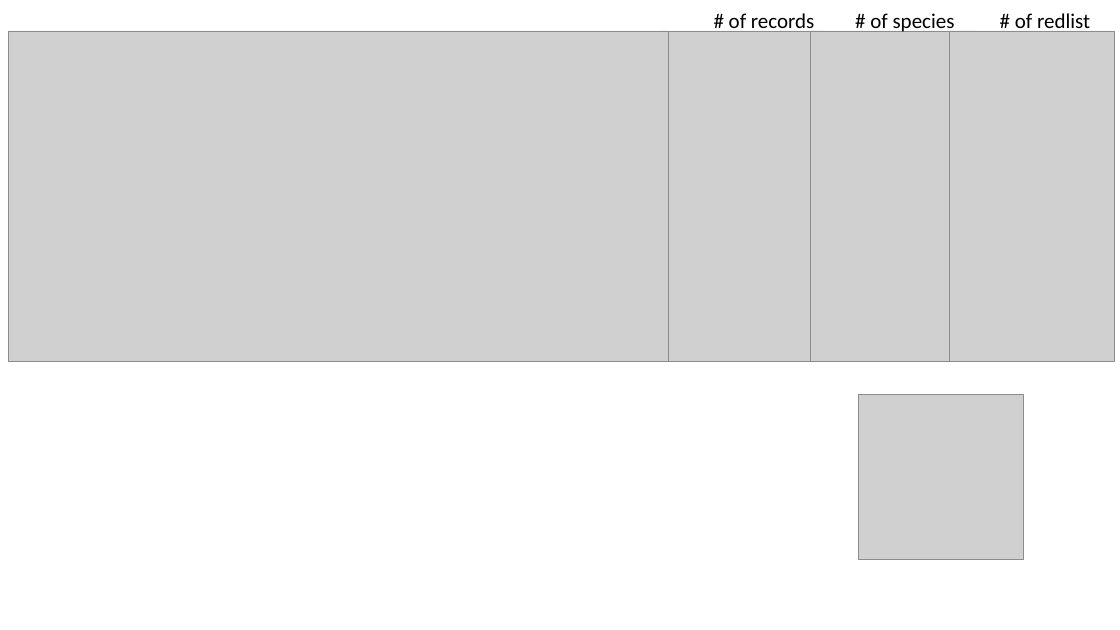
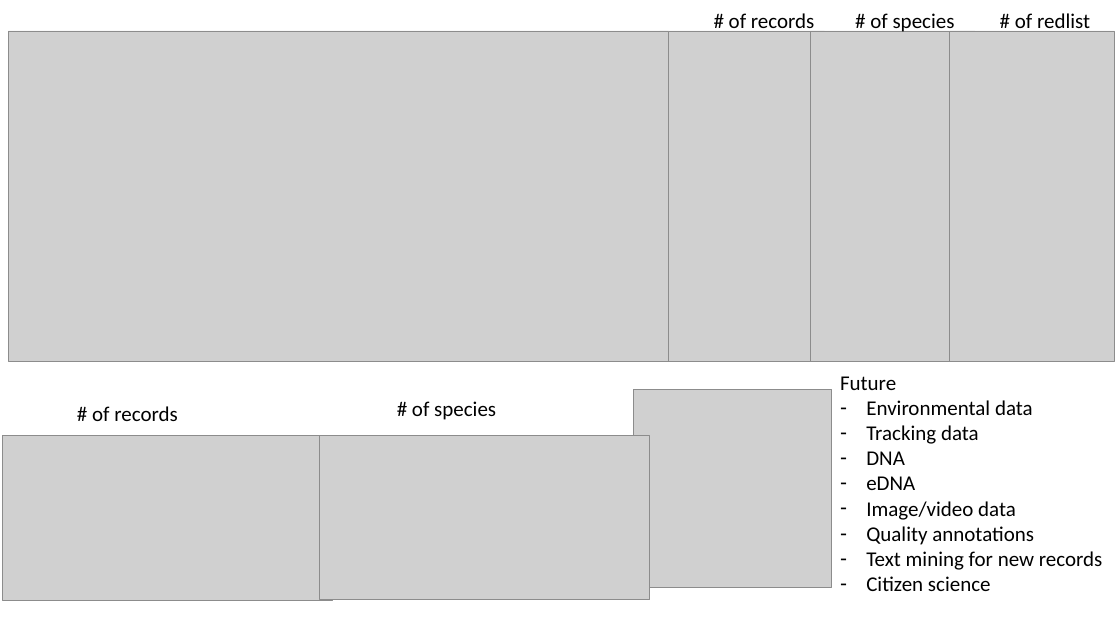
Before and after one commit to iobis/obis-wall, a slide deck: slide 1 of files/OBIS-wall.pptx. Drawn at 1120x630 pixels with LibreOffice and Linux fonts; fonts in the diff are those of the drawing; grey boxes stand for pictures. Boxes give left, top, right and bottom in pixels: in the first picture for what was removed or moved away, otherwise in the second. Text is boxed around its words. In the diff, an @@ line names an element or a change of style, - is before the commit and + after.

Commit message:
n records and species per year

```diff
--- a/files/OBIS-wall.pptx
+++ b/files/OBIS-wall.pptx
@@ picture: place and size @@
-picture at (859, 394, 1024, 560)
+picture at (634, 389, 832, 587)
@@ text added at (840, 376, 1102, 591), 18 pt, text #000000 @@
+Future
+– Environmental data
+– Tracking data
+– DNA
+– eDNA
+– Image/video data
+– Quality annotations
+– Text mining for new records
+– Citizen science
@@ text added at (92, 406, 178, 421), 18 pt, text #000000 @@
+# of records
@@ text added at (412, 401, 496, 420), 18 pt, text #000000 @@
+# of species
@@ picture added at (3, 436, 333, 601) @@
@@ picture added at (319, 435, 649, 600) @@
```
Also in this commit, not shown: 5 other files.
